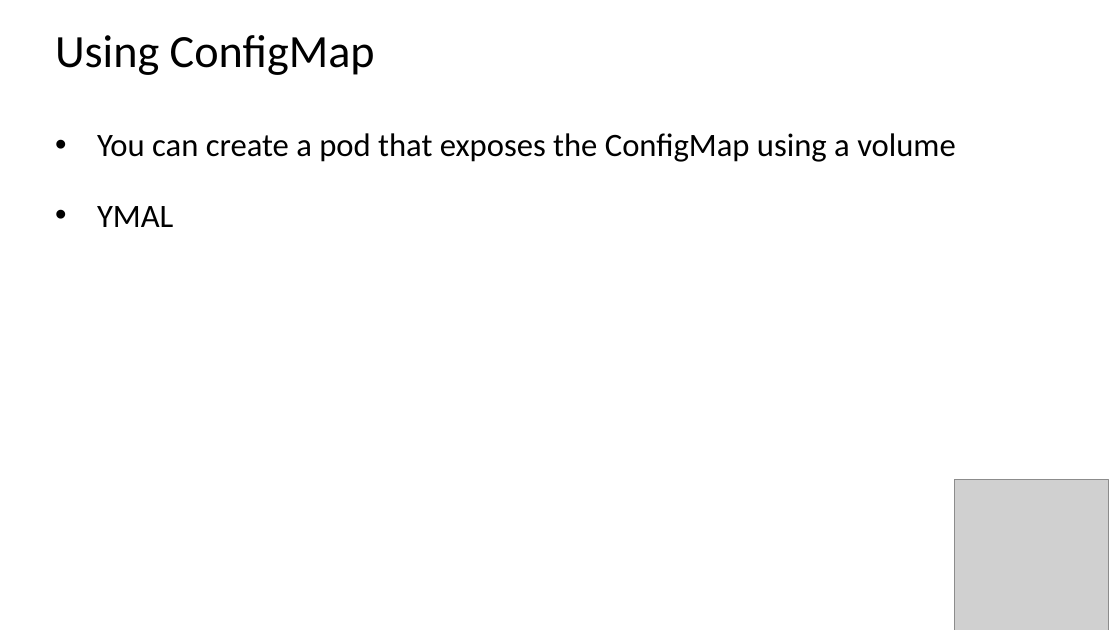
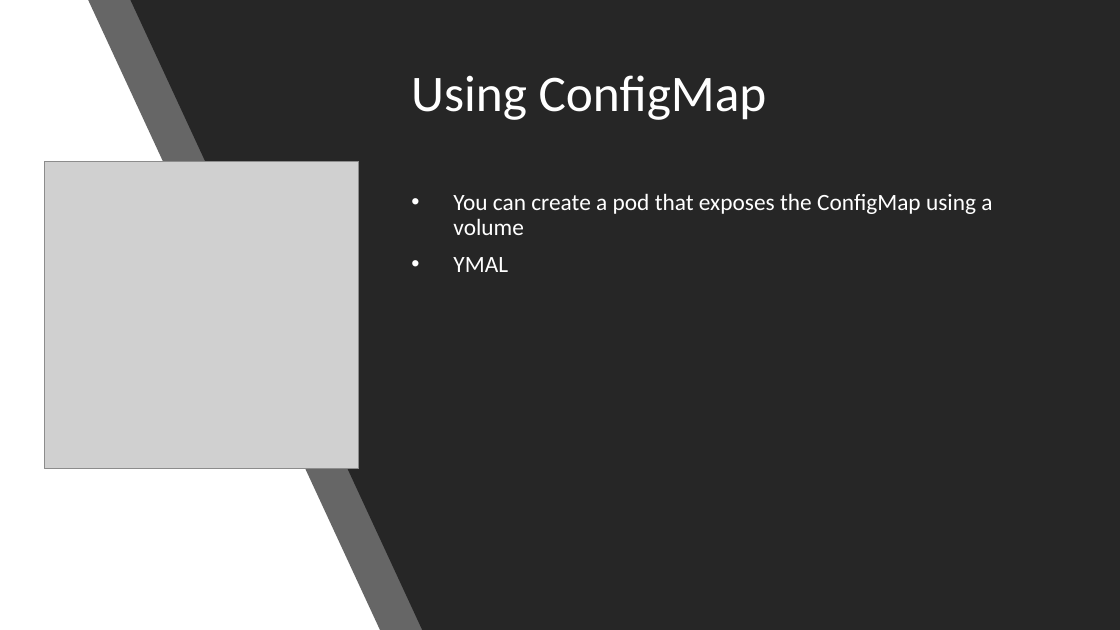
Before and after one commit to MohanRamadoss/kubernetes, a slide deck: slide 4 of 13-Config/config.pptx. Drawn at 1120x630 pixels with LibreOffice and Linux fonts; fonts in the diff are those of the drawing; grey boxes stand for pictures. Boxes give left, top, right and bottom in pixels: in the first picture for what was removed or moved away, otherwise in the second. Text is boxed around its words. In the diff, an @@ line names an element or a change of style, - is before the commit and + after.

```diff
--- a/13-Config/config.pptx
+++ b/13-Config/config.pptx
@@ background #FFFFFF to #000000 @@
@@ rectangle added at (0,0,1120,630), fill #FFFFFF @@
@@ freeform shape added at (88,0,1119,630), fill #262626 at 70% opacity @@
@@ freeform shape added at (130,0,1120,630), fill #262626 @@
@@ title "Using ConfigMap": place and size @@
-title "Using ConfigMap" at (55,35,375,75)
+title "Using ConfigMap" at (411,75,767,120)
@@ title "Using ConfigMap" at (411,75,767,120): size 39.6 to 44 pt, text colour #000000 to #FFFFFF @@
@@ picture: place and size @@
-picture at (954,480,1108,630)
+picture at (45,161,360,469)
@@ text "You can create a pod ...": place and size @@
-text "You can create a pod ..." at (97,133,956,227)
+text "You can create a pod ..." at (453,193,992,272)
@@ text "You can create a pod ..." at (453,193,992,272): size 28 to 20 pt, text colour #000000 to #FFFFFF; line spacing 1.5 to 0.9 @@
```
Also in this commit, not shown: 5 other slides changed, 1 slide added, 1 slide removed, 8 other files.
